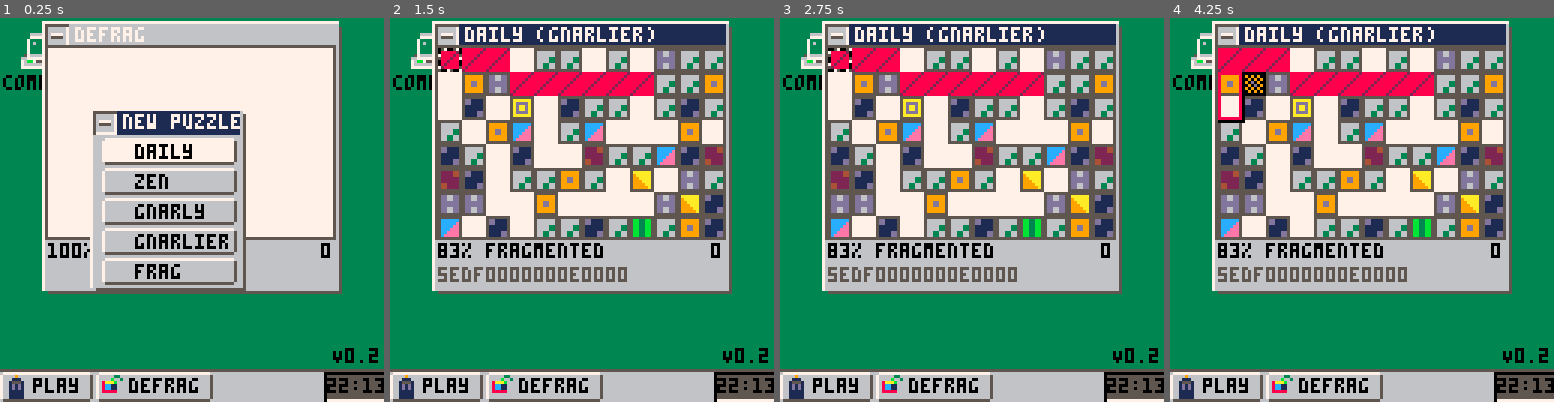
Above: before the commit, frames 1-4 (left to right).
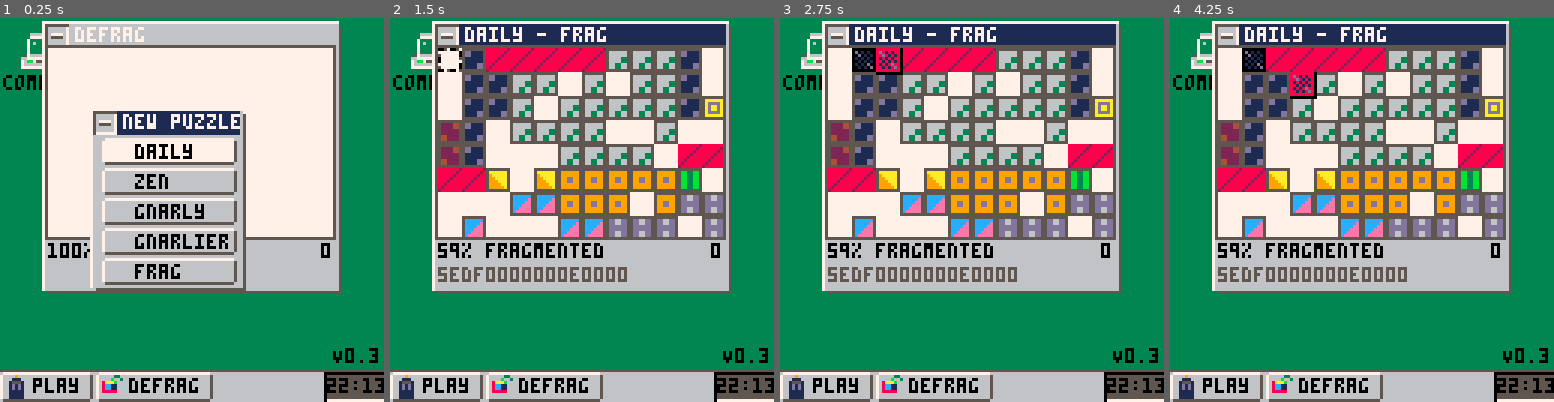
Above: after the commit, the same moments.

Repository: lkingsford/pico8-projects
Game: PICO-8 cartridge defrag.p8
Two runs of this game, one before a commit and one after it. Both use one fixed random seed, a clock stepped at 60 frames per second and the inputs below.
Inputs (mouse positions are in pixels of both pictures, inside the frame that each line leads up to):
- Up to frame 1 (0.25 s): no input
- Up to frame 2 (1.5 s): tap X (X key) at 0.33, 1.07 s; click (670, 121) at 0.67 s; tap O (Z key) at 0.7 s; click (436, 267) at 1.22 s
- Up to frame 3 (2.75 s): hold Right 1.6-2.1 s; tap O (Z key) at 1.7, 2.1, 2.5 s; click (887, 114) at 1.77 s; tap X (X key) at 1.85 s; hold Up 2.15-2.42 s; click (952, 259) at 2.32 s; hold Right from 2.47 s (still down)
- Up to frame 4 (4.25 s): click (1404, 106) at 2.87 s; tap O (Z key) every 0.4 s from 2.9 to 4.1 s; tap X (X key) at 2.97, 4.08 s; release Right at 3.03 s; hold Left 3.08-3.58 s; click (1465, 256) at 3.42 s; hold Down 3.63-3.97 s; click (1231, 102) at 3.97 s; hold Right from 4.02 s (still down)

The runs differ from the first frame. In frame 1, less than 0.1% of the frame differs, in the area x 96-99%, y 87-90%; in frame 2, 23%; in frame 3, 24%; in frame 4, 24%, in the area x 12-99%, y 2-90%.

Commit message:
Fix to menu issues

Diff:
--- a/defrag.p8
+++ b/defrag.p8
@@ -5,8 +5,8 @@
 -- BY lachlan kingsford
 w=12
 h=8
-ver="V0.2"
-cartdata("defrag02")
+ver="V0.3"
+cartdata("defrag03")
 
 --used just for tline on the selector
 mset(0,32,16)
@@ -60,15 +60,14 @@
 	end
 end
 
-function _init_game(difficulty,seed1,seed2,daily)
+function _init_game(difficulty,title,seed1,seed2)
 	--messing with seed so seedable games possible
  if seed1 or seed2 then
 		srand()
 		poke4(0x5f44,seed1)
 		poke4(0x5f48,seed2)
 	end
-	titlebar=options[difficulty+1]
-	if (daily) titlebar="daily ("..options[difficulty+1]..")"
+	titlebar=title
 	seed=sub(tostr($0x5f44,0x3),3)..sub(tostr($0x5f48,0x3), 3)
  aloc=w*h-30
  placed=0
@@ -95,7 +94,7 @@
 	end
 	--add difficulty
 	f=calc_frag()
-	while f<min_difficulty_frag[difficulty+1] do
+	while f<difficulty do
 		rectfill(0,0,w*8,h*8,7)
 	 map(0,0,0,0,w,h)
 		rectfill(0,h*8,w*8,h*10,6)
@@ -150,8 +149,9 @@
 	s1=y*12+m
 	s2=d
 	difficulty=(m*31+d)%4
-	print("loading "..options[difficulty+1].." "..d.."/"..m.."/"..y)
-	_init_game(difficulty,s1,s2,true)
+	print("loading "..diff[difficulty+1].." "..d.."/"..m.."/"..y)
+	deli(options, 1)
+	_init_game(difficulty,"daily - "..diff[difficulty+1], s1,s2)
 end
 
 function calc_frag()
@@ -237,9 +237,9 @@
 end
 
 menu_item=0
-options={"zen","gnarly","gnarlier","frag"}
-if (not(daily_done())) add(options,"daily",1)
-min_difficulty_frag={50,70,80,85}
+diff={"zen","gnarly","gnarlier","frag"}
+options={{diff[1],function() _init_game(50,diff[1]) end},{diff[2],function() _init_game(70, diff[2]) end},{diff[3],function() _init_game(80, diff[3]) end},{diff[4],function() _init_game(88,diff[4]) end}}
+if (not(daily_done())) add(options,{"daily",_init_daily},1)
 
 function _update_ngw()
  if not(show_seed) then
@@ -252,15 +252,7 @@
 			state=0
 			_draw()
 			flip()
-			if (not(daily_done())) then
-				if options[menu_item+1]=="daily" then
-					_init_daily()
-				else
-					_init_game(menu_item-1)
-				end
-			else
-				_init_game(menu_item)
-			end
+			options[menu_item+1][2]()
 			sfx(5)
 			sfx(6)
 		end
@@ -568,7 +560,7 @@
 		fwindow(0,0,50,#options*10+9,"new puzzle",true)
 		i=0
 		for option in all(options) do
-			fbtn(4,10+i*10,48,18+i*10,0,option,menu_item==i)
+			fbtn(4,10+i*10,48,18+i*10,0,option[1],menu_item==i)
 			i+=1
 		end
 	end
Not shown, changed: the thumbnail (__label__) section of defrag.p8
